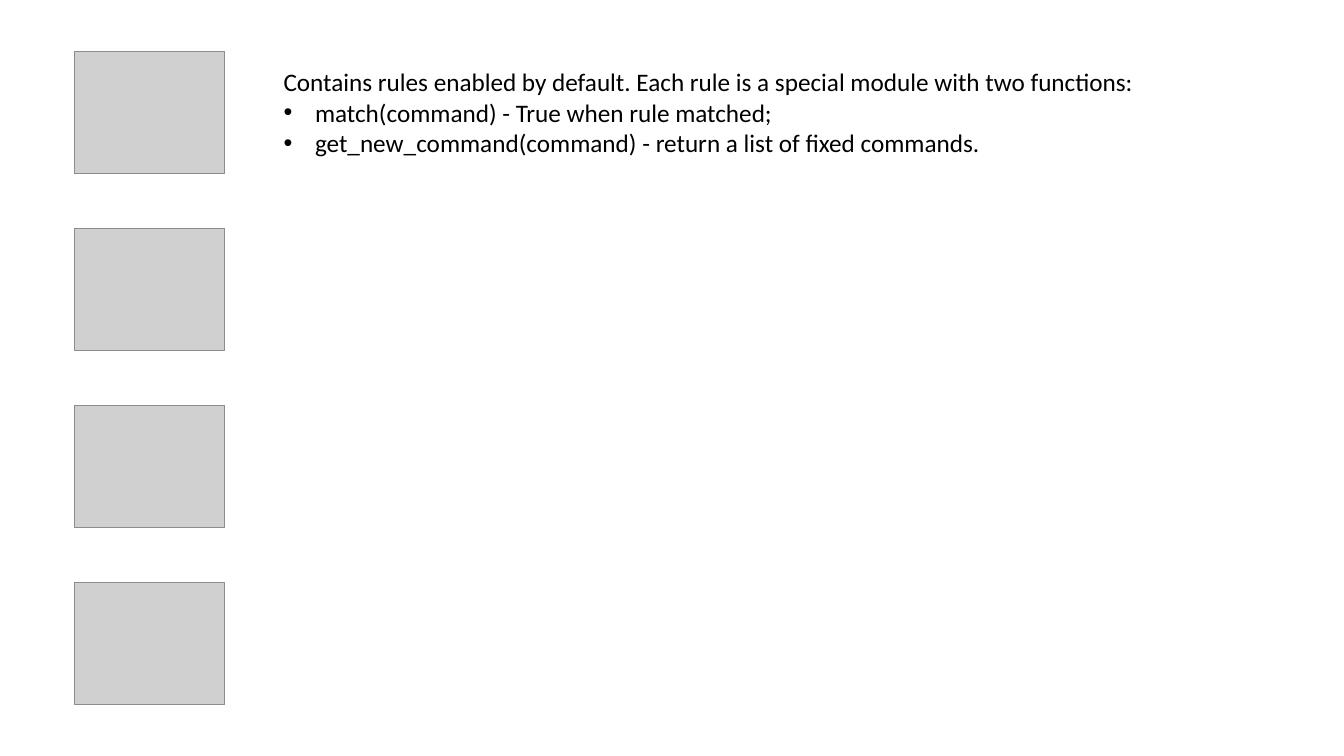
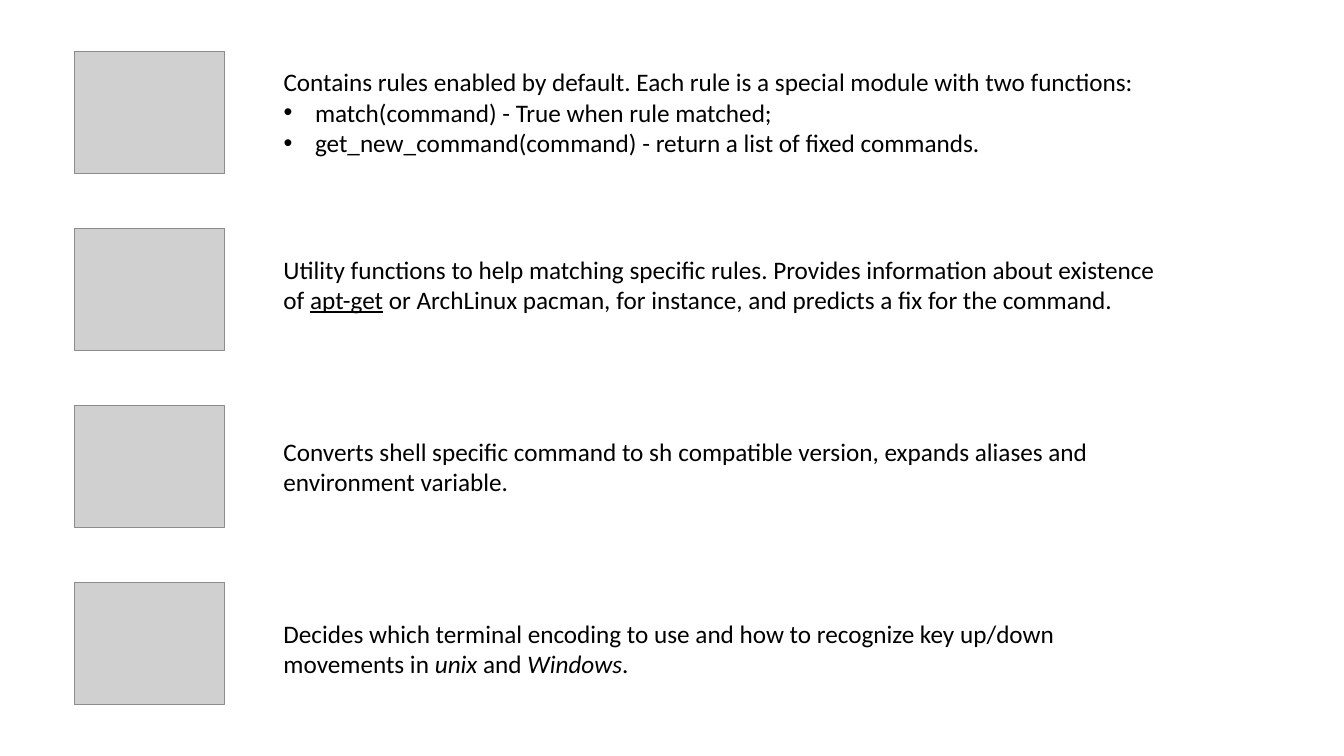
Before and after one commit to dianamoreira/thefuck, a slide deck: slide 13 of ArchSW-docs/The Fuck.pptx. Drawn at 1344x756 pixels with LibreOffice and Linux fonts; fonts in the diff are those of the drawing; grey boxes stand for pictures. Boxes give left, top, right and bottom in pixels: in the first picture for what was removed or moved away, otherwise in the second. Text is boxed around its words. In the diff, an @@ line names an element or a change of style, - is before the commit and + after.

```diff
--- a/ArchSW-docs/The Fuck.pptx
+++ b/ArchSW-docs/The Fuck.pptx
@@ text added at [283, 261, 1153, 314], 18 pt, text #000000 @@
+Utility functions to help matching specific rules. Provides information about existence
+of apt-get or ArchLinux pacman, for instance, and predicts a fix for the command.
@@ text added at [283, 443, 1087, 492], 18 pt, text #000000 @@
+Converts shell specific command to sh compatible version, expands aliases and
+environment variable.
@@ text added at [283, 625, 1054, 674], 18 pt, text #000000 @@
+Decides which terminal encoding to use and how to recognize key up/down movements in unix and Windows.
```
Also in this commit, not shown: 1 slide added, 1 slide removed.
